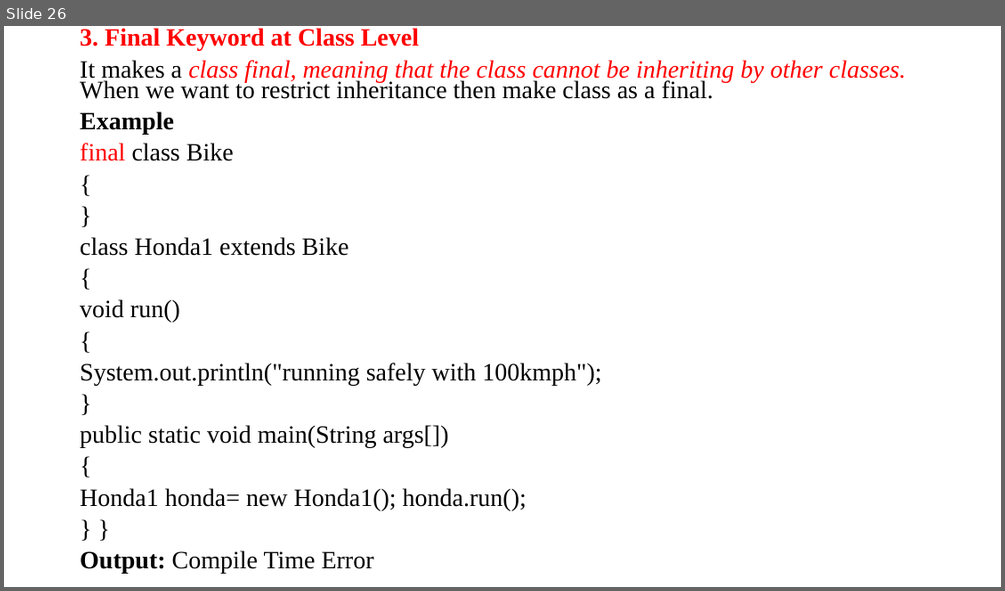
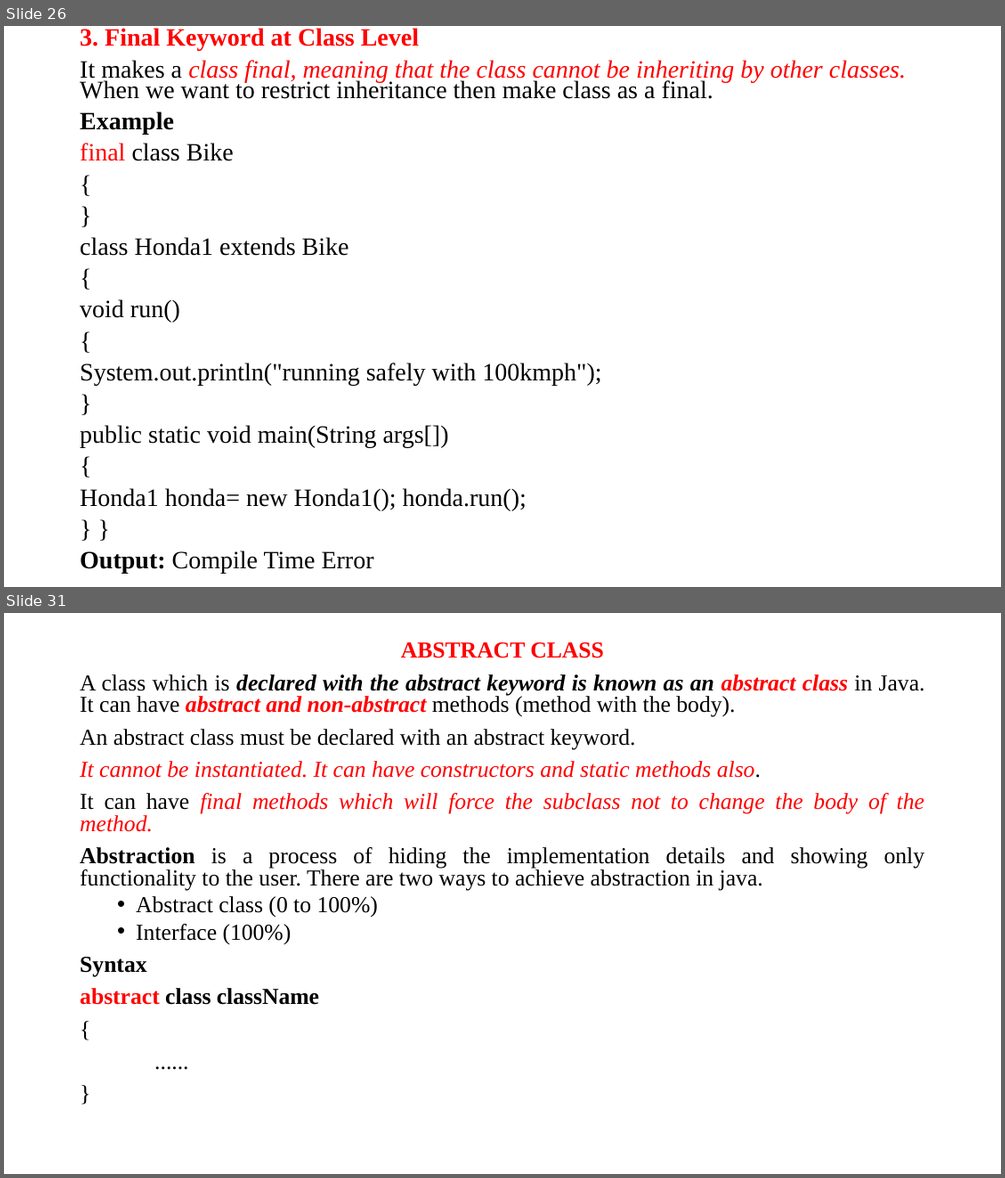
Before and after one commit to anvesh1987/Java-Programs-CSE-G, a slide deck: UNIT –II.ppt. Shown one above the other, each under a label of ours: slide 26 before the commit, slides 26 and 31 after it; the slides between them are not shown. The pictures are 1005x591 and 1005x1178 pixels, drawn with LibreOffice and Linux fonts; fonts in the diff are those of the drawing. Boxes give left, top, right and bottom in pixels: in the first picture for what was removed or moved away, otherwise in the second. Text is boxed around its words. In the diff, an @@ line names an element or a change of style, - is before the commit and + after.

```diff
--- a/UNIT –II.ppt
+++ b/UNIT –II.ppt
@@ slide 31 added at bbox=[4, 613, 1001, 1174], background #FFFFFF @@
@@ text added at bbox=[80, 642, 925, 1005], 22 pt, text #000000 @@
+ABSTRACT CLASS
+A class which is declared with the abstract keyword is known as an abstract class in Java. It can have abstract and non-abstract methods (method with the body).
+An abstract class must be declared with an abstract keyword.
+It cannot be instantiated. It can have constructors and static methods also.
+It can have final methods which will force the subclass not to change the body of the method.
+Abstraction is a process of hiding the implementation details and showing only functionality to the user. There are two ways to achieve abstraction in java.
+  • Abstract class (0 to 100%)
+  • Interface (100%)
+Syntax
+abstract class className
+{
+......
+}
```
Also in this commit, not shown: 10 other slides added.
